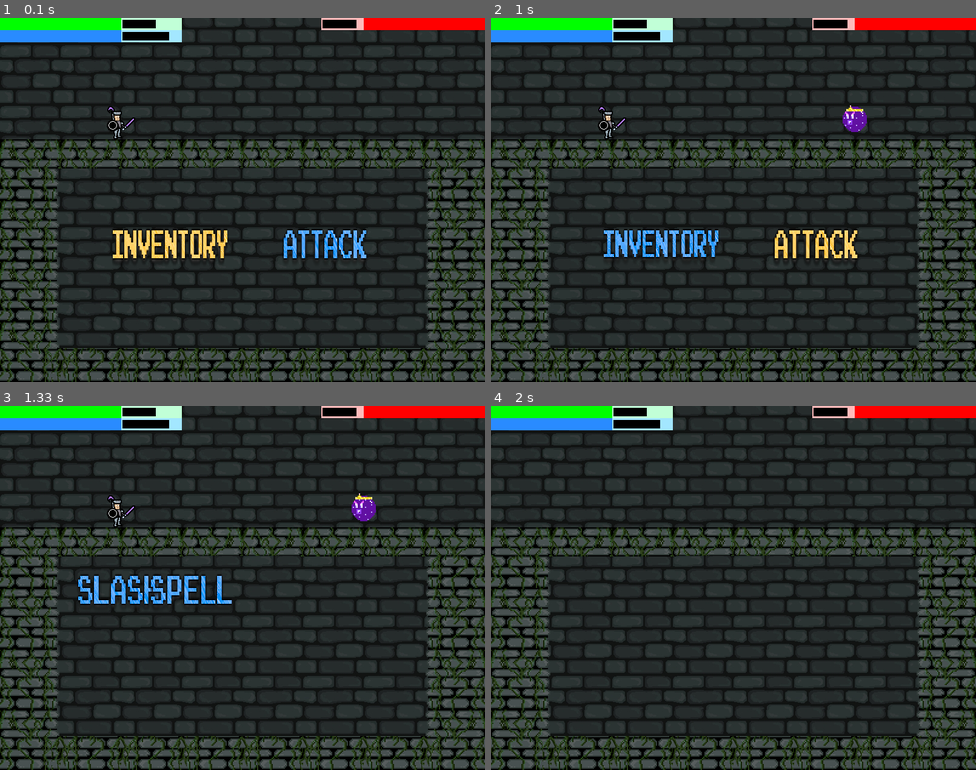
Above: before the commit, frames 1-4 (two rows, left to right).
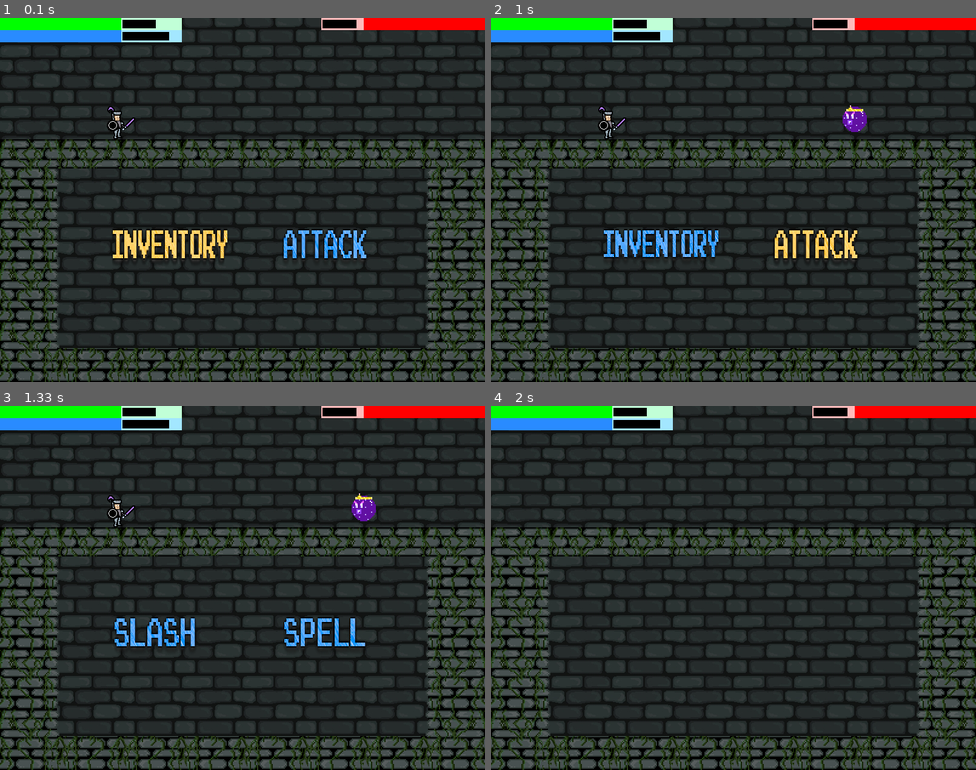
Above: after the commit, the same moments.

Repository: Gabo-TheCreator/MACC_ProyectoProgramacion2020-1
Game: pygame game, started from REQUIEM OF THE FALLEN/main.py
The game is run twice, just before and just after one commit, with the same random seed, the same clock (stepped at 60 frames per second) and the same inputs.
Inputs:
- Up to frame 1 (0.1 s): no input
- Up to frame 2 (1 s): hold Right 0.33-0.8 s
- Up to frame 3 (1.33 s): tap Enter at 1 s
- Up to frame 4 (2 s): tap S at 1.4 s

Frames 1-2 are identical in both runs. In frame 3, 3.1% of the frame differs, in the area x 16-76%, y 46-67%; in frame 4, nothing differs.

Commit message:
Updated xpos , ypos

Diff:
--- a/REQUIEM OF THE FALLEN/ActionMenu.py
+++ b/REQUIEM OF THE FALLEN/ActionMenu.py
@@ -100,8 +100,8 @@
     def reloadAttackMenu(self, newIndex, withSound):
 
         self.generalReload()
-        self.thisScreen.blit(self.cons.botones.SLASH_n, (self.actionMenuScreenCorrectPosition(20, 20)))
-        self.thisScreen.blit(self.cons.botones.SPELL_n, (self.actionMenuScreenCorrectPosition(140, 20)))
+        self.thisScreen.blit(self.cons.botones.SLASH_n, (self.actionMenuScreenCorrectPosition(80, 90)))
+        self.thisScreen.blit(self.cons.botones.SPELL_n, (self.actionMenuScreenCorrectPosition(360, 90)))
 
         if withSound:
             self.common.EndLine.play()
